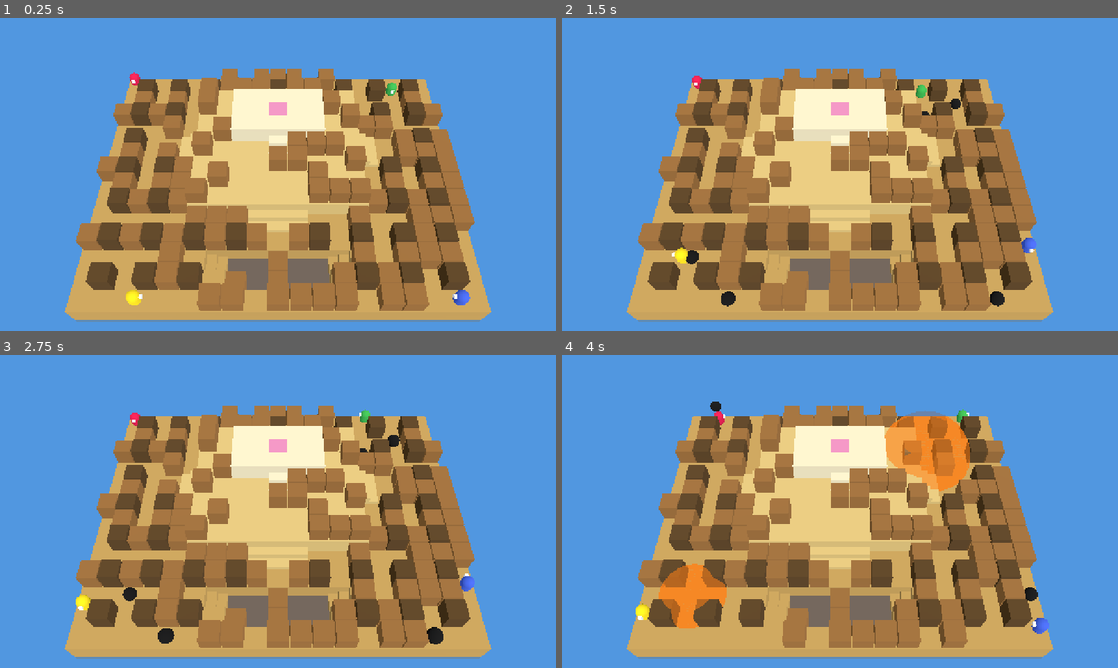
Above: before the commit, frames 1-4 (two rows, left to right).
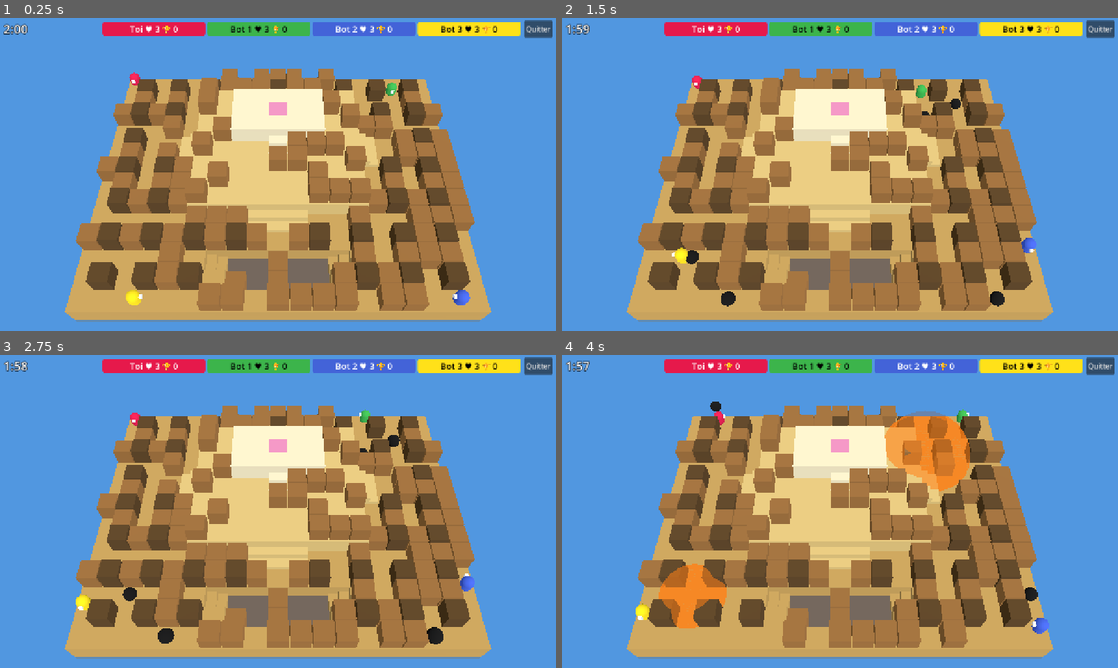
Above: after the commit, the same moments.

Repository: PaulDoazan/bomberman
Game: Godot game, scene res://src/game/game.tscn
The game is run twice, just before and just after one commit, with the same random seed, the same clock (stepped at 60 frames per second) and the same inputs. Before the commit the project has no main scene; this scene is started directly in both runs.
Inputs (mouse positions are in pixels of both pictures, inside the frame that each line leads up to):
- Up to frame 1 (0.25 s): no input
- Up to frame 2 (1.5 s): move the mouse to (962, 158) at 0.52 s; hold Right mouse button (action) 0.53-1.28 s; move the mouse to (728, 190) at 1.27 s; click (728, 190) at 1.35 s
- Up to frame 3 (2.75 s): move the mouse to (333, 442) at 2.02 s; hold Space (place_bomb) from 2.03 s (still down)
- Up to frame 4 (4 s): move the mouse to (812, 574) at 2.77 s; release Space (place_bomb) at 2.78 s; right-click (812, 574) at 2.85 s; move the mouse to (1006, 558) at 3.52 s; press the mouse at (1006, 558) at 3.53 s

The runs differ from the first frame. In frame 1, 3.7% of the frame differs, in the area x 0-100%, y 0-7%; in frame 2, 3.7%; in frame 3, 3.7%; in frame 4, 3.7%.

Commit message:
Add settings screen, player bar and end-of-round scoreboard
Co-Authored-By: Claude Opus 5.5 (1M context) <noreply@anthropic.com>

Diff:
--- a/project.godot
+++ b/project.godot
@@ -4,6 +4,7 @@
 [application]
 
 config/name="Bomberman"
+run/main_scene="res://src/ui/settings_screen.tscn"
 config/features=PackedStringArray("4.7", "GL Compatibility")
 
 [autoload]
--- a/src/game/game.gd
+++ b/src/game/game.gd
@@ -8,7 +8,7 @@
 @onready var actors_view: ActorsView = $ActorsView
 @onready var camera_rig: CameraRig = $CameraRig
 @onready var input_controller: InputController = $InputController
-@onready var hud: Node = get_node_or_null("Hud")
+@onready var hud: Hud = get_node_or_null("Hud")
 
 var match_state: MatchState
 var _brains: Dictionary = {} # id -> BotBrain
--- a/src/game/game.tscn
+++ b/src/game/game.tscn
@@ -1,10 +1,11 @@
-[gd_scene load_steps=5 format=3]
+[gd_scene load_steps=6 format=3]
 
 [ext_resource type="Script" path="res://src/game/game.gd" id="1_game"]
 [ext_resource type="Script" path="res://src/game/arena_view.gd" id="2_arena"]
 [ext_resource type="Script" path="res://src/game/actors_view.gd" id="3_actors"]
 [ext_resource type="Script" path="res://src/game/camera_rig.gd" id="4_cam"]
 [ext_resource type="Script" path="res://src/game/input_controller.gd" id="5_input"]
+[ext_resource type="Script" path="res://src/game/hud.gd" id="6_hud"]
 
 [sub_resource type="Environment" id="Environment_sky"]
 background_mode = 1
@@ -37,3 +38,6 @@
 
 [node name="WorldEnvironment" type="WorldEnvironment" parent="."]
 environment = SubResource("Environment_sky")
+
+[node name="Hud" type="CanvasLayer" parent="."]
+script = ExtResource("6_hud")
--- /dev/null
+++ b/src/game/hud.gd
@@ -0,0 +1,135 @@
+class_name Hud
+extends CanvasLayer
+
+var _timer_label: Label
+var _bar: HBoxContainer
+var _chips: Dictionary = {} # id -> Label
+var _warning: Label
+var _panel: PanelContainer
+var _panel_text: Label
+
+func _ready() -> void:
+	var root := Control.new()
+	root.set_anchors_preset(Control.PRESET_FULL_RECT)
+	root.mouse_filter = Control.MOUSE_FILTER_IGNORE
+	add_child(root)
+
+	var top := HBoxContainer.new()
+	top.set_anchors_preset(Control.PRESET_TOP_WIDE)
+	top.offset_left = 8
+	top.offset_top = 6
+	top.offset_right = -8
+	top.add_theme_constant_override("separation", 8)
+	top.mouse_filter = Control.MOUSE_FILTER_IGNORE
+	root.add_child(top)
+
+	_timer_label = Label.new()
+	_timer_label.add_theme_font_size_override("font_size", 28)
+	_timer_label.add_theme_color_override("font_outline_color", Color.BLACK)
+	_timer_label.add_theme_constant_override("outline_size", 6)
+	_timer_label.custom_minimum_size = Vector2(220, 0)
+	top.add_child(_timer_label)
+
+	_bar = HBoxContainer.new()
+	_bar.add_theme_constant_override("separation", 4)
+	_bar.size_flags_horizontal = Control.SIZE_EXPAND_FILL
+	_bar.mouse_filter = Control.MOUSE_FILTER_IGNORE
+	top.add_child(_bar)
+
+	var quit := Button.new()
+	quit.text = "Quitter"
+	quit.pressed.connect(_on_quit)
+	top.add_child(quit)
+
+	_warning = Label.new()
+	_warning.text = "Attention, l'eau monte !"
+	_warning.set_anchors_preset(Control.PRESET_CENTER_TOP)
+	_warning.grow_horizontal = Control.GROW_DIRECTION_BOTH
+	_warning.offset_top = 90
+	_warning.add_theme_font_size_override("font_size", 40)
+	_warning.add_theme_color_override("font_color", Color(1, 0.85, 0.2))
+	_warning.add_theme_color_override("font_outline_color", Color.BLACK)
+	_warning.add_theme_constant_override("outline_size", 10)
+	_warning.visible = false
+	root.add_child(_warning)
+
+	_panel = PanelContainer.new()
+	_panel.set_anchors_preset(Control.PRESET_CENTER)
+	_panel.grow_horizontal = Control.GROW_DIRECTION_BOTH
+	_panel.grow_vertical = Control.GROW_DIRECTION_BOTH
+	_panel.visible = false
+	root.add_child(_panel)
+	var margin := MarginContainer.new()
+	for side in ["left", "right", "top", "bottom"]:
+		margin.add_theme_constant_override("margin_" + side, 20)
+	_panel.add_child(margin)
+	_panel_text = Label.new()
+	_panel_text.add_theme_font_size_override("font_size", 22)
+	margin.add_child(_panel_text)
+
+func _on_quit() -> void:
+	get_tree().change_scene_to_file("res://src/ui/settings_screen.tscn")
+
+static func format_time(t: float) -> String:
+	var s := maxi(ceili(t), 0)
+	return "%d:%02d" % [s / 60, s % 60]
+
+func sync(match_state: MatchState) -> void:
+	var world := match_state.world
+	if world.time_left <= 0.0:
+		_timer_label.text = "L'EAU MONTE !"
+	else:
+		_timer_label.text = format_time(world.time_left)
+	_sync_chips(match_state)
+	_warning.visible = world.water_warning and match_state.phase == MatchState.Phase.PLAYING
+	_panel.visible = match_state.phase == MatchState.Phase.ROUND_OVER
+	if _panel.visible:
+		_panel_text.text = _scoreboard_text(match_state)
+
+func _sync_chips(m: MatchState) -> void:
+	var small := m.players.size() > 6
+	for mp in m.players:
+		var chip: Label = _chips.get(mp.id)
+		if chip == null:
+			chip = Label.new()
+			chip.add_theme_color_override("font_color", _text_color(mp.color))
+			chip.add_theme_font_size_override("font_size", 16 if small else 20)
+			chip.size_flags_horizontal = Control.SIZE_EXPAND_FILL
+			chip.horizontal_alignment = HORIZONTAL_ALIGNMENT_CENTER
+			chip.clip_text = true
+			var sb := StyleBoxFlat.new()
+			sb.bg_color = mp.color
+			sb.set_corner_radius_all(6)
+			sb.content_margin_left = 6
+			sb.content_margin_right = 6
+			sb.content_margin_top = 2
+			sb.content_margin_bottom = 2
+			chip.add_theme_stylebox_override("normal", sb)
+			_bar.add_child(chip)
+			_chips[mp.id] = chip
+		var ps: PlayerState = m.world.players.get(mp.id)
+		var status := "♥ 0"
+		if ps != null:
+			status = "👻" if ps.life == PlayerState.Life.GHOST else "♥ %d" % ps.lives
+		chip.text = "%s %s 🏆 %d" % [mp.name, status, mp.wins] if not small else "%s %s 🏆%d" % [mp.name.replace("Bot ", "B"), status, mp.wins]
+
+static func _text_color(c: Color) -> Color:
+	return Color.BLACK if c.get_luminance() > 0.45 else Color.WHITE
+
+func _scoreboard_text(m: MatchState) -> String:
+	var sorted: Array[MatchState.MatchPlayer] = m.players.duplicate()
+	sorted.sort_custom(func(a: MatchState.MatchPlayer, b: MatchState.MatchPlayer) -> bool:
+		return a.wins > b.wins if a.wins != b.wins else a.id < b.id)
+	var lines: Array[String] = ["Fin de manche", ""]
+	for mp in sorted:
+		lines.append("%s : 🏆 %d" % [mp.name, mp.wins])
+	lines.append("")
+	var names: Array[String] = []
+	for id in m.last_winners:
+		names.append(m.player(id).name)
+	if names.size() == 1:
+		lines.append("Vainqueur : %s" % names[0])
+	elif names.size() > 1:
+		lines.append("Ex aequo : %s" % ", ".join(names))
+	lines.append("Manche suivante dans %d s" % maxi(ceili(m.phase_timer), 0))
+	return "\n".join(lines)
--- /dev/null
+++ b/src/ui/settings_screen.gd
@@ -0,0 +1,89 @@
+class_name SettingsScreen
+extends Control
+
+var bots_spin: SpinBox
+var size_option: OptionButton
+var time_spin: SpinBox
+var lives_spin: SpinBox
+var play_button: Button
+
+var _size_keys: Array[String] = []
+
+func _ready() -> void:
+	var bg := ColorRect.new()
+	bg.color = Color(0.12, 0.16, 0.24)
+	bg.set_anchors_preset(Control.PRESET_FULL_RECT)
+	add_child(bg)
+
+	var center := CenterContainer.new()
+	center.set_anchors_preset(Control.PRESET_FULL_RECT)
+	add_child(center)
+
+	var box := VBoxContainer.new()
+	box.custom_minimum_size = Vector2(420, 0)
+	box.add_theme_constant_override("separation", 14)
+	center.add_child(box)
+
+	var title := Label.new()
+	title.text = "Bomberman"
+	title.horizontal_alignment = HORIZONTAL_ALIGNMENT_CENTER
+	title.add_theme_font_size_override("font_size", 56)
+	box.add_child(title)
+
+	var cfg := Session.config
+	bots_spin = _spin(1, 9, 1, cfg.bot_count)
+	box.add_child(_row("Bots", bots_spin))
+
+	size_option = OptionButton.new()
+	var i := 0
+	for key: String in SimConfig.MAP_SIZE_LABELS:
+		size_option.add_item(SimConfig.MAP_SIZE_LABELS[key])
+		_size_keys.append(key)
+		if key == cfg.map_size:
+			size_option.select(i)
+		i += 1
+	box.add_child(_row("Taille de la map", size_option))
+
+	time_spin = _spin(30, 300, 10, cfg.round_time)
+	box.add_child(_row("Chrono (s)", time_spin))
+
+	lives_spin = _spin(1, 9, 1, cfg.lives)
+	box.add_child(_row("Vies", lives_spin))
+
+	play_button = Button.new()
+	play_button.text = "Jouer"
+	play_button.custom_minimum_size = Vector2(0, 52)
+	play_button.add_theme_font_size_override("font_size", 24)
+	play_button.pressed.connect(_on_play)
+	box.add_child(play_button)
+
+func _spin(lo: float, hi: float, step: float, value: float) -> SpinBox:
+	var s := SpinBox.new()
+	s.min_value = lo
+	s.max_value = hi
+	s.step = step
+	s.value = value
+	s.custom_minimum_size = Vector2(200, 0)
+	return s
+
+func _row(label_text: String, control: Control) -> HBoxContainer:
+	var row := HBoxContainer.new()
+	var l := Label.new()
+	l.text = label_text
+	l.size_flags_horizontal = Control.SIZE_EXPAND_FILL
+	row.add_child(l)
+	control.custom_minimum_size.x = 200
+	row.add_child(control)
+	return row
+
+func build_config() -> SimConfig:
+	var cfg := SimConfig.new()
+	cfg.bot_count = int(bots_spin.value)
+	cfg.map_size = _size_keys[size_option.selected]
+	cfg.round_time = time_spin.value
+	cfg.lives = int(lives_spin.value)
+	return cfg
+
+func _on_play() -> void:
+	Session.config = build_config()
+	get_tree().change_scene_to_file("res://src/game/game.tscn")
--- /dev/null
+++ b/src/ui/settings_screen.tscn
@@ -0,0 +1,12 @@
+[gd_scene load_steps=2 format=3]
+
+[ext_resource type="Script" path="res://src/ui/settings_screen.gd" id="1_set"]
+
+[node name="SettingsScreen" type="Control"]
+layout_mode = 3
+anchors_preset = 15
+anchor_right = 1.0
+anchor_bottom = 1.0
+grow_horizontal = 2
+grow_vertical = 2
+script = ExtResource("1_set")
Not shown, added: src/game/hud.gd.uid
Not shown, added: src/ui/settings_screen.gd.uid
